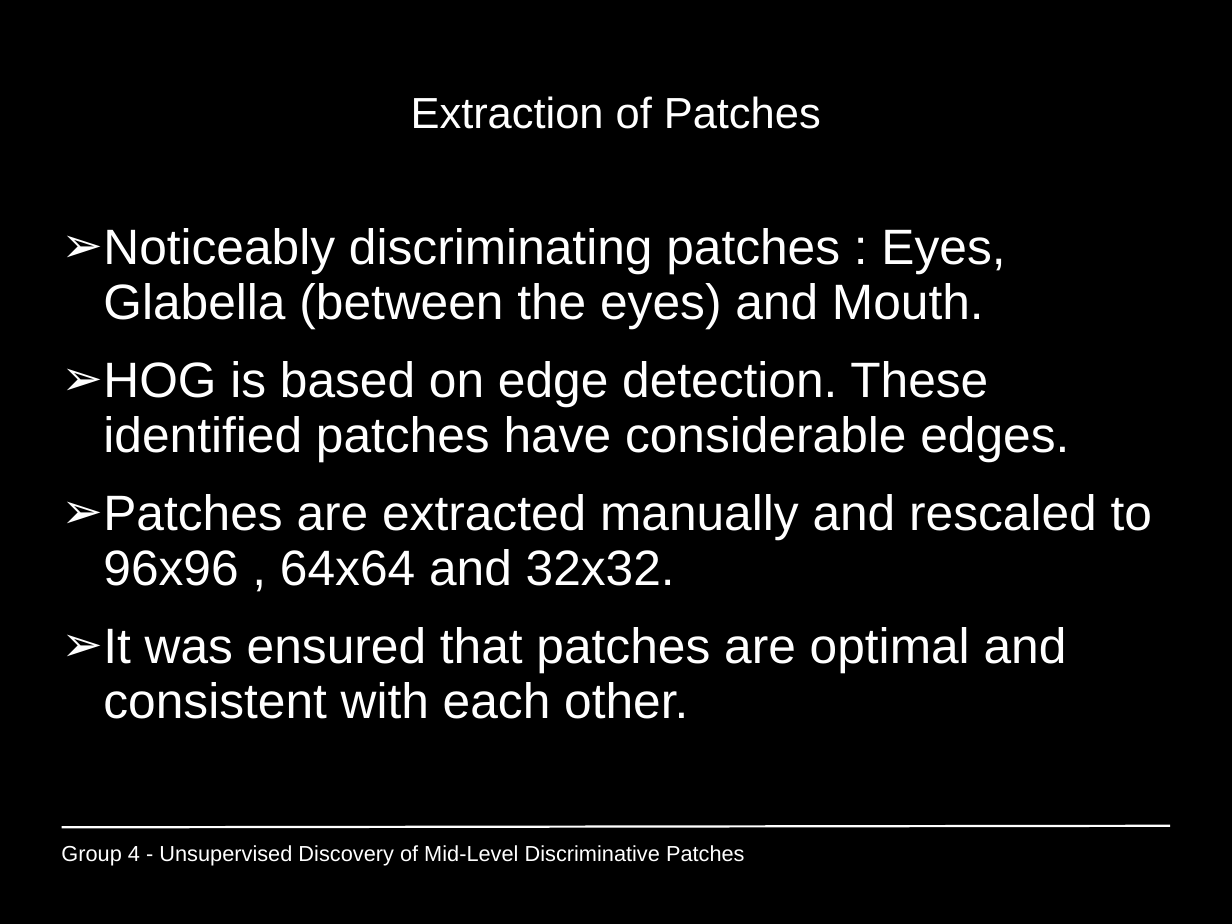
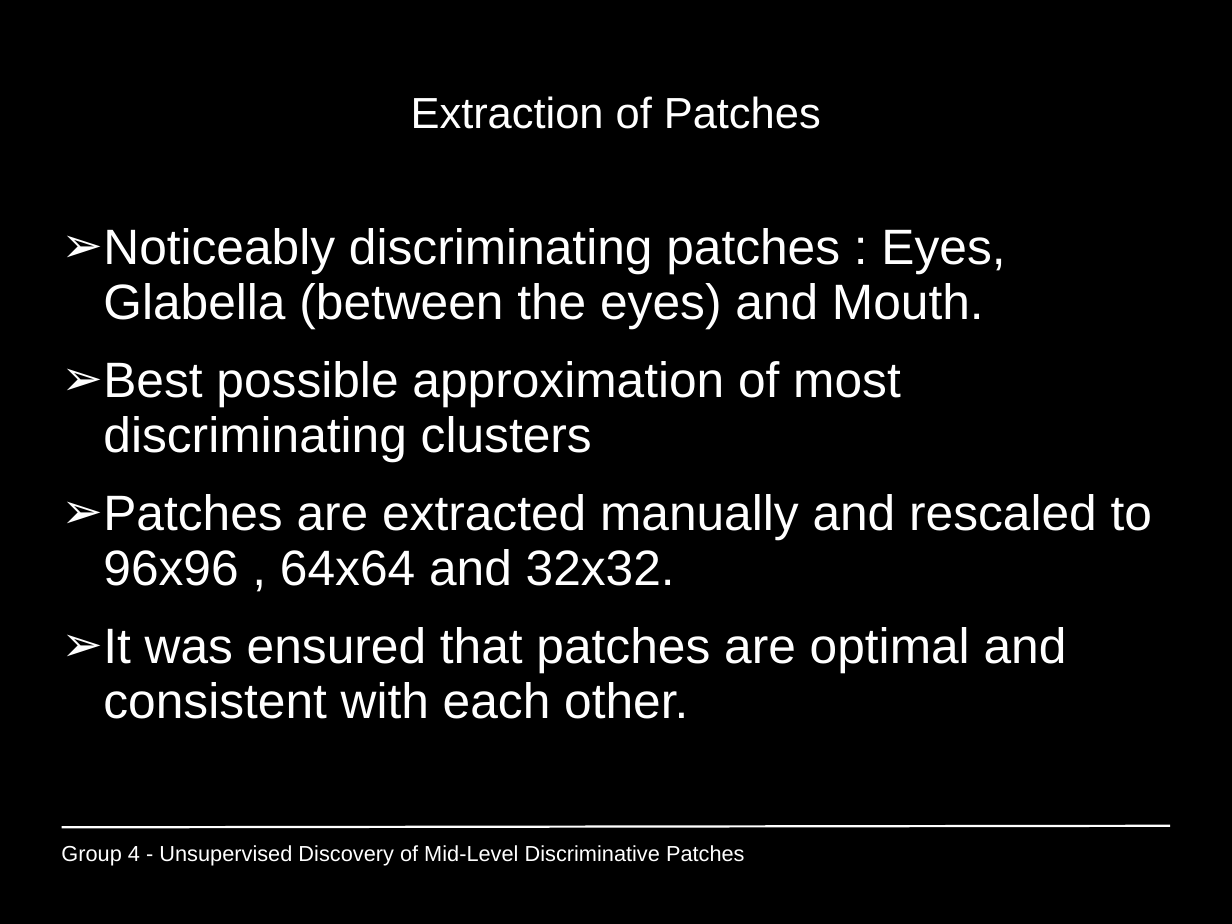
Before and after one commit to GiannisPapadopoulos/DiscriminativePatches, a slide deck: slide 14 of presentations/period3/MAI_Project1_Group4.ppt (slide 13 before the commit). Drawn at 1232x924 pixels with LibreOffice and Linux fonts; fonts in the diff are those of the drawing. Boxes give left, top, right and bottom in pixels: in the first picture for what was removed or moved away, otherwise in the second. Text is boxed around its words. In the diff, an @@ line names an element or a change of style, - is before the commit and + after.

```diff
--- a/presentations/period3/MAI_Project1_Group4.ppt
+++ b/presentations/period3/MAI_Project1_Group4.ppt
@@ text at bbox=[103, 361, 901, 462]: text changed @@
-➢ HOG is based on edge detection. These identified patches have considerable edges.
+➢ Best possible approximation of most discriminating clusters
```
Also in this commit, not shown: 1 other slide changed, 1 slide added.
